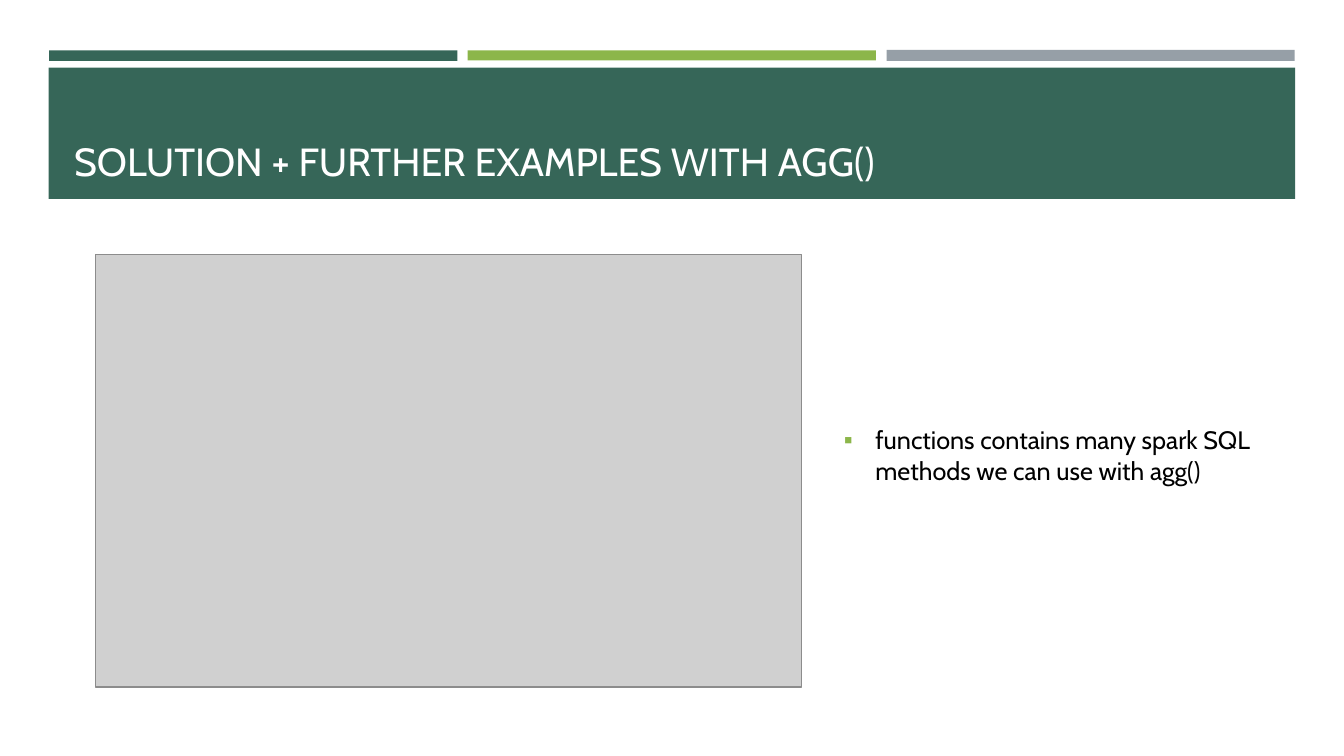
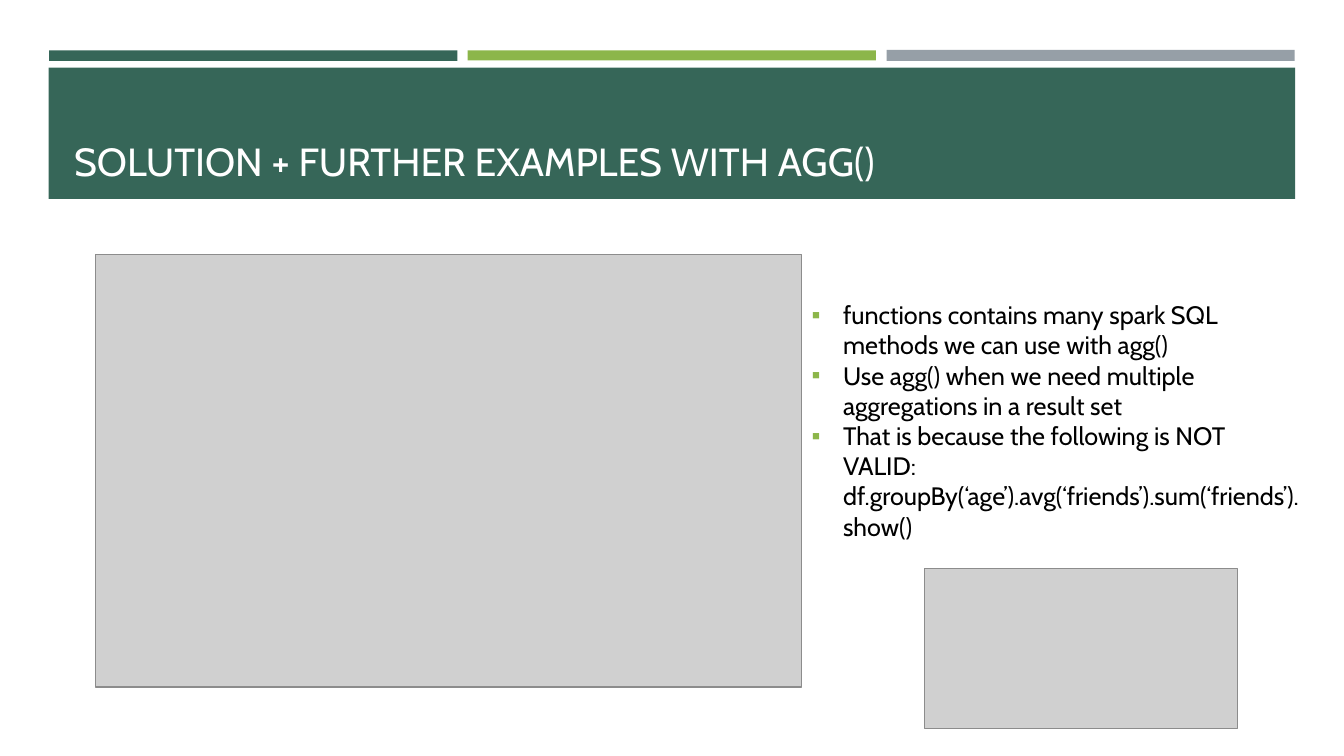
Before and after one commit to e-m-wilson/data_engineering, a slide deck: slide 67 of spark/Spark.pptx (slide 66 before the commit). Drawn at 1344x756 pixels with LibreOffice and Linux fonts; fonts in the diff are those of the drawing; grey boxes stand for pictures. Boxes give left, top, right and bottom in pixels: in the first picture for what was removed or moved away, otherwise in the second. Text is boxed around its words. In the diff, an @@ line names an element or a change of style, - is before the commit and + after.

```diff
--- a/spark/Spark.pptx
+++ b/spark/Spark.pptx
@@ text "functions contains many spark SQL ...": place and size @@
-text "functions contains many spark SQL ..." at (875,430,1250,486)
+text "functions contains many spark SQL ..." at (843,305,1299,540)
@@ text at (843,366,1299,540): paragraphs added @@
+▪ Use agg() when we need multiple aggregations in a result set
+▪ That is because the following is NOT VALID: df.groupBy(‘age’).avg(‘friends’).sum(‘friends’).show()
@@ picture added at (925,569,1239,728) @@
```
Also in this commit, not shown: 1 slide added, 6 other files.
